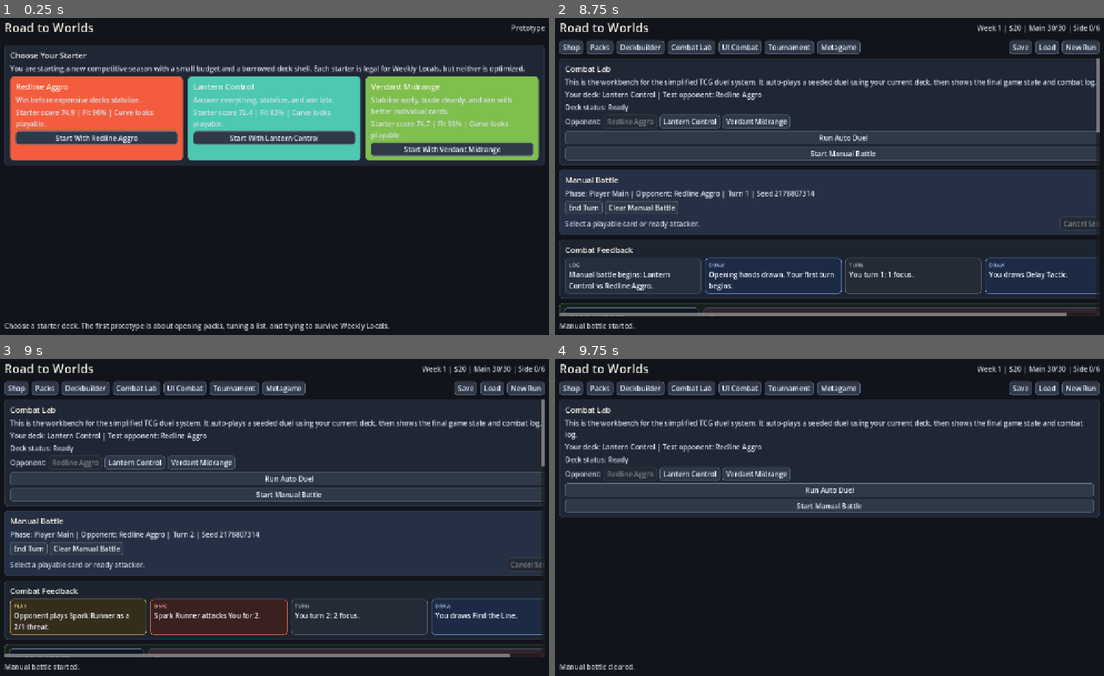
Above: before the commit, frames 1-4 (two rows, left to right).
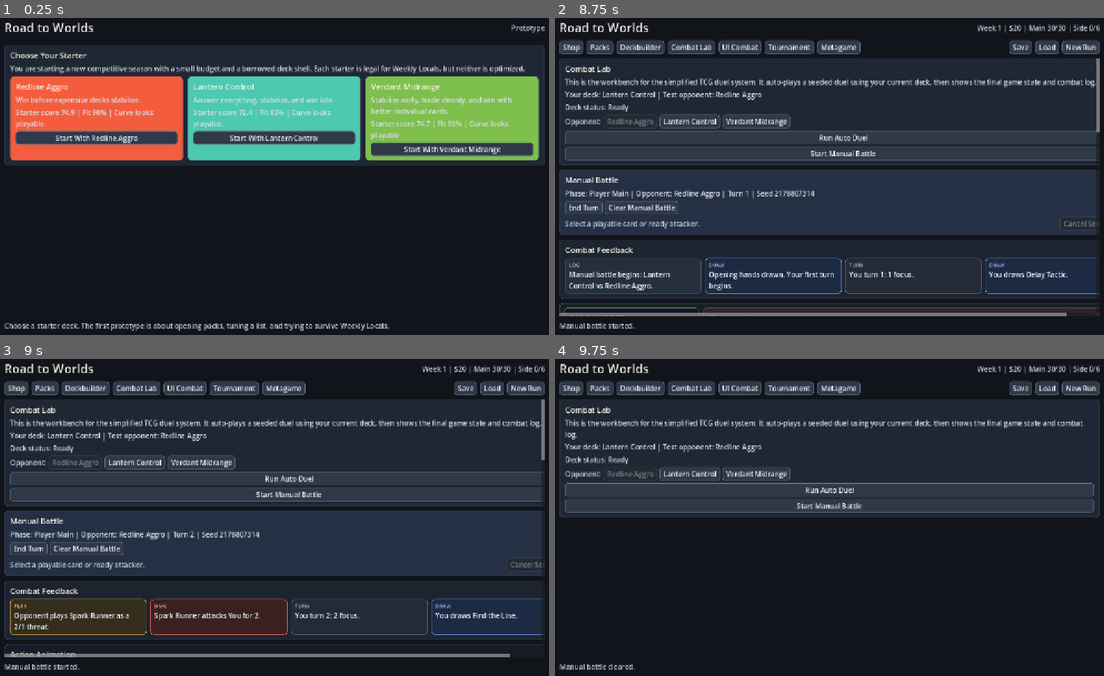
Above: after the commit, the same moments.

Repository: jackbydalek/road-to-worlds
Game: Godot game, scene res://scenes/Main.tscn
Same seed, same stepped clock (60 frames per second), same inputs: the game is played once before the commit and once after it.
Inputs:
- Up to frame 1 (0.25 s): no input
- Up to frame 2 (8.75 s): click "Start With Redline Aggro" at 0.5 s; click "Load" at 1.25 s; click "New Run" at 2 s; click "Start With Redline Aggro" at 2.75 s; click "New Run" at 3.5 s; click "Start With Lantern Control" at 4.25 s; click "Shop" at 5 s; click "Packs" at 5.75 s; click "Deckbuilder" at 6.5 s; click "Combat Lab" at 7.25 s; click "Start Manual Battle" at 8 s
- Up to frame 3 (9 s): click "End Turn" at 8.75 s
- Up to frame 4 (9.75 s): click "Clear Manual Battle" at 9.5 s

Frames 1-2 are identical in both runs. In frame 3, 1.5% of the frame differs, in the area x 0-100%, y 31-95%; in frame 4, nothing differs.

Commit message:
added animation for the opponent

Diff:
--- a/scripts/Main.gd
+++ b/scripts/Main.gd
@@ -252,6 +252,7 @@
 		"manual_inspect": {},
 		"manual_battle_log_open": false,
 		"manual_animation": {},
+		"manual_animation_queue": [],
 		"manual_combat": {},
 		"last_combat": {}
 	}
@@ -1088,6 +1089,7 @@
 	run.manual_inspect = {}
 	run.manual_battle_log_open = false
 	run.manual_animation = {}
+	run.manual_animation_queue = []
 	_set_footer("Combat Lab opponent set to " + archetypes_by_id[archetype_id].name + ".")
 	_show_active_combat_screen()
 
@@ -1129,6 +1131,7 @@
 	run.manual_inspect = {}
 	run.manual_battle_log_open = false
 	run.manual_animation = {}
+	run.manual_animation_queue = []
 	run.last_combat = {}
 	_set_footer("Manual battle started.")
 	_show_active_combat_screen()
@@ -1246,7 +1249,10 @@
 func _manual_end_turn() -> void:
 	if run.get("manual_combat", {}).is_empty():
 		return
+	var before_state: Dictionary = run.manual_combat.duplicate(true)
+	var log_start: int = before_state.get("log", []).size()
 	run.manual_combat = combat_service.manual_end_player_turn(run.manual_combat)
+	_manual_set_animation_queue(_manual_build_opponent_turn_animation_queue(before_state, run.manual_combat, log_start))
 	run.manual_selection = {}
 	_show_active_combat_screen()
 
@@ -1257,6 +1263,7 @@
 	run.manual_inspect = {}
 	run.manual_battle_log_open = false
 	run.manual_animation = {}
+	run.manual_animation_queue = []
 	_set_footer("Manual battle cleared.")
 	_show_active_combat_screen()
 
@@ -1325,14 +1332,24 @@
 
 
 func _manual_commit_action_animation(before_state: Dictionary, after_state: Dictionary, descriptor: Dictionary, log_start: int) -> void:
+	var animation := _manual_build_action_animation(before_state, after_state, descriptor, log_start)
+	if animation.is_empty():
+		run.manual_animation = {}
+		run.manual_animation_queue = []
+		return
+	run.manual_animation = animation
+	run.manual_animation_queue = []
+
+
+func _manual_build_action_animation(before_state: Dictionary, after_state: Dictionary, descriptor: Dictionary, log_start: int, log_end: int = -1) -> Dictionary:
 	var log_lines: Array = after_state.get("log", [])
 	var new_lines: Array = []
-	for i in range(log_start, log_lines.size()):
+	var end_index: int = log_lines.size() if log_end < 0 else int(min(log_end, log_lines.size()))
+	for i in range(log_start, end_index):
 		new_lines.append(String(log_lines[i]))
 
 	if new_lines.is_empty() or not _manual_log_has_animation_event(new_lines):
-		run.manual_animation = {}
-		return
+		return {}
 
 	var card_id := String(descriptor.get("card_id", ""))
 	var card_name := String(descriptor.get("card_name", ""))
@@ -1341,7 +1358,7 @@
 	if card_name == "":
 		card_name = String(descriptor.get("verb", "Action"))
 
-	run.manual_animation = {
+	return {
 		"card_id": card_id,
 		"card_name": card_name,
 		"source_zone": String(descriptor.get("source_zone", "Source")),
@@ -1357,6 +1374,341 @@
 		"summary": new_lines.slice(max(0, new_lines.size() - 4), new_lines.size()),
 		"badges": _manual_impact_badges_from_log(new_lines)
 	}
+
+
+func _manual_set_animation_queue(animations: Array) -> void:
+	if animations.is_empty():
+		run.manual_animation = {}
+		run.manual_animation_queue = []
+		return
+	run.manual_animation = animations[0]
+	run.manual_animation_queue = animations.slice(1, animations.size()) if animations.size() > 1 else []
+
+
+func _manual_build_opponent_turn_animation_queue(before_state: Dictionary, after_state: Dictionary, log_start: int) -> Array:
+	var animations: Array = []
+	var log_lines: Array = after_state.get("log", [])
+	var used_new_units := {}
+	var used_action_counts := {}
+	var in_opponent_turn := false
+	for i in range(log_start, log_lines.size()):
+		var line := String(log_lines[i])
+		if line.begins_with("Opponent turn"):
+			in_opponent_turn = true
+			continue
+		if in_opponent_turn and line.begins_with("You turn"):
+			break
+		if not in_opponent_turn:
+			continue
+
+		var descriptor := _manual_opponent_animation_descriptor_for_line(line, before_state, after_state, used_new_units, used_action_counts)
+		if descriptor.is_empty():
+			continue
+		var animation := _manual_build_action_animation(before_state, after_state, descriptor, i, i + 1)
+		if not animation.is_empty():
+			animations.append(animation)
+	return animations
+
+
+func _manual_opponent_animation_descriptor_for_line(line: String, before_state: Dictionary, after_state: Dictionary, used_new_units: Dictionary, used_action_counts: Dictionary) -> Dictionary:
+	if line.begins_with("Opponent plays engine "):
+		var engine_name := _manual_trim_sentence_end(_manual_text_after(line, "Opponent plays engine "))
+		var engine_id := _manual_card_id_for_name(engine_name, before_state, after_state)
+		return {
+			"card_id": engine_id,
+			"card_name": engine_name,
+			"source_zone": "Opponent Hand",
+			"target_zone": "Opponent Engine Zone",
+			"destination_zone": "Opponent Engine Zone",
+			"source_anchor": "ManualOpponentFanHand",
+			"target_anchor": "ManualZone_OpponentEngine",
+			"destination_anchor": "ManualZone_OpponentEngine",
+			"verb": "Play"
+		}
+
+	if line.begins_with("Opponent plays "):
+		var unit_name := _manual_text_between(line, "Opponent plays ", " as a ")
+		if unit_name == "":
+			return {}
+		var unit_card_id := _manual_card_id_for_name(unit_name, before_state, after_state)
+		var unit_anchor := _manual_new_unit_anchor_for_event(before_state, after_state, "opponent", unit_card_id, used_new_units)
+		if unit_anchor == "":
+			unit_anchor = "ManualZone_OpponentBoard"
+		return {
+			"card_id": unit_card_id,
+			"card_name": unit_name,
+			"source_zone": "Opponent Hand",
+			"target_zone": "Opponent Board",
+			"destination_zone": "Opponent Board",
+			"source_anchor": "ManualOpponentFanHand",
+			"target_anchor": unit_anchor,
+			"destination_anchor": unit_anchor,
+			"verb": "Play"
+		}
+
+	if line.begins_with("Opponent casts "):
+		var cast_name := _manual_cast_card_name_from_line(line)
+		if cast_name == "":
+			return {}
+		var cast_has_target := line.contains(" to ")
+		var cast_target_name: String = _manual_trim_sentence_end(_manual_text_after(line, " to ")) if cast_has_target else ""
+		var cast_target_anchor: String = _manual_target_anchor_for_opponent_log_name(before_state, after_state, cast_target_name) if cast_has_target else "ManualZone_OpponentBoard"
+		return {
+			"card_id": _manual_card_id_for_name(cast_name, before_state, after_state),
+			"card_name": cast_name,
+			"source_zone": "Opponent Hand",
+			"target_zone": _manual_target_zone_for_opponent_log_name(cast_target_name) if cast_has_target else "Action",
+			"destination_zone": "Opponent Discard",
+			"source_anchor": "ManualOpponentFanHand",
+			"target_anchor": cast_target_anchor,
+			"destination_anchor": "ManualZone_OpponentDiscard",
+			"verb": "Cast"
+		}
+
+	if line.begins_with("Opponent fires finisher "):
+		var finisher_name := _manual_text_between(line, "Opponent fires finisher ", " at ")
+		if finisher_name == "":
+			return {}
+		var finisher_target_name := _manual_trim_sentence_end(_manual_text_after(line, " at "))
+		return {
+			"card_id": _manual_card_id_for_name(finisher_name, before_state, after_state),
+			"card_name": finisher_name,
+			"source_zone": "Opponent Hand",
+			"target_zone": _manual_target_zone_for_opponent_log_name(finisher_target_name),
+			"destination_zone": "Opponent Discard",
+			"source_anchor": "ManualOpponentFanHand",
+			"target_anchor": _manual_target_anchor_for_opponent_log_name(before_state, after_state, finisher_target_name),
+			"destination_anchor": "ManualZone_OpponentDiscard",
+			"verb": "Cast"
+		}
+
+	var effect_action_id := _manual_opponent_action_card_id_from_effect_line(line, before_state, after_state, used_action_counts)
+	if effect_action_id != "":
+		used_action_counts[effect_action_id] = int(used_action_counts.get(effect_action_id, 0)) + 1
+		var effect_target_name := _manual_effect_target_name_from_line(line)
+		var has_effect_target := effect_target_name != ""
+		return {
+			"card_id": effect_action_id,
+			"card_name": String(cards_by_id[effect_action_id].get("name", effect_action_id)),
+			"source_zone": "Opponent Hand",
+			"target_zone": _manual_target_zone_for_opponent_log_name(effect_target_name) if has_effect_target else "Action",
+			"destination_zone": "Opponent Discard",
+			"source_anchor": "ManualOpponentFanHand",
+			"target_anchor": _manual_target_anchor_for_opponent_log_name(before_state, after_state, effect_target_name) if has_effect_target else "ManualZone_OpponentBoard",
+			"destination_anchor": "ManualZone_OpponentDiscard",
+			"verb": "Cast"
+		}
+
+	if line.contains(" attacks You for "):
+		var attacker_name := _manual_text_between(line, "", " attacks You for ")
+		var source_anchor := _manual_unit_anchor_by_name(before_state, after_state, "opponent", attacker_name)
+		return {
+			"card_id": _manual_unit_card_id_by_name(before_state, after_state, "opponent", attacker_name),
+			"card_name": attacker_name,
+			"source_zone": "Opponent Board",
+			"target_zone": "Your Face",
+			"destination_zone": "Opponent Board",
+			"source_anchor": source_anchor if source_anchor != "" else "ManualZone_OpponentBoard",
+			"target_anchor": _manual_face_anchor_for_side("player"),
+			"destination_anchor": source_anchor if source_anchor != "" else "ManualZone_OpponentBoard",
+			"verb": "Attack"
+		}
+
+	if line.contains(" trades with "):
+		var attacker_name := _manual_text_between(line, "", " trades with ")
+		var target_name := _manual_trim_sentence_end(_manual_text_after(line, " trades with "))
+		var source_anchor := _manual_unit_anchor_by_name(before_state, after_state, "opponent", attacker_name)
+		var target_anchor := _manual_unit_anchor_by_name(before_state, after_state, "player", target_name)
+		return {
+			"card_id": _manual_unit_card_id_by_name(before_state, after_state, "opponent", attacker_name),
+			"card_name": attacker_name,
+			"source_zone": "Opponent Board",
+			"target_zone": "Your Board",
+			"destination_zone": "Opponent Board",
+			"source_anchor": source_anchor if source_anchor != "" else "ManualZone_OpponentBoard",
+			"target_anchor": target_anchor if target_anchor != "" else "ManualZone_PlayerBoard",
+			"destination_anchor": source_anchor if source_anchor != "" else "ManualZone_OpponentBoard",
+			"verb": "Attack"
+		}
+
+	return {}
+
+
+func _manual_cast_card_name_from_line(line: String) -> String:
+	var card_name := _manual_text_between(line, "Opponent casts ", " for ")
+	if card_name != "":
+		return card_name
+	card_name = _manual_text_between(line, "Opponent casts ", " and draws")
+	if card_name != "":
+		return card_name
+	return _manual_text_between(line, "Opponent casts ", " for tempo")
+
+
+func _manual_opponent_action_card_id_from_effect_line(line: String, before_state: Dictionary, after_state: Dictionary, used_action_counts: Dictionary) -> String:
+	var available_counts := _manual_new_opponent_discarded_action_counts(before_state, after_state)
+	for card_id_value in available_counts.keys():
+		var card_id := String(card_id_value)
+		if int(used_action_counts.get(card_id, 0)) >= int(available_counts.get(card_id, 0)):
+			continue
+		if not cards_by_id.has(card_id):
+			continue
+		var card_name := String(cards_by_id[card_id].get("name", card_id))
+		if line.begins_with(card_name + " ") or line.begins_with(card_name + "'s "):
+			return card_id
+	return ""
+
+
+func _manual_new_opponent_discarded_action_counts(before_state: Dictionary, after_state: Dictionary) -> Dictionary:
+	var before_counts := _manual_card_count_map(before_state.get("opponent", {}).get("discard", []))
+	var after_counts := _manual_card_count_map(after_state.get("opponent", {}).get("discard", []))
+	var counts := {}
+	for card_id_value in after_counts.keys():
+		var card_id := String(card_id_value)
+		var delta := int(after_counts.get(card_id, 0)) - int(before_counts.get(card_id, 0))
+		if delta <= 0 or not cards_by_id.has(card_id):
+			continue
+		if _combat_card_type(cards_by_id[card_id]) == "action":
+			counts[card_id] = delta
+	return counts
+
+
+func _manual_card_count_map(card_ids: Array) -> Dictionary:
+	var counts := {}
+	for card_id_value in card_ids:
+		var card_id := String(card_id_value)
+		counts[card_id] = int(counts.get(card_id, 0)) + 1
+	return counts
+
+
+func _manual_effect_target_name_from_line(line: String) -> String:
+	return _manual_trim_sentence_end(_manual_text_after(line, " to "))
+
+
+func _manual_target_anchor_for_opponent_log_name(before_state: Dictionary, after_state: Dictionary, target_name: String) -> String:
+	if target_name == "" or target_name == "You":
+		return _manual_face_anchor_for_side("player")
+	if target_name == "Opponent":
+		return _manual_face_anchor_for_side("opponent")
+	var player_unit_anchor := _manual_unit_anchor_by_name(before_state, after_state, "player", target_name)
+	if player_unit_anchor != "":
+		return player_unit_anchor
+	return "ManualZone_PlayerBoard"
+
+
+func _manual_target_zone_for_opponent_log_name(target_name: String) -> String:
+	if target_name == "" or target_name == "You":
+		return "Your Face"
+	if target_name == "Opponent":
+		return "Opponent Face"
+	return "Your Board"
+
+
+func _manual_face_anchor_for_side(side: String) -> String:
+	if current_screen == "ui_combat":
+		return "ManualFanHand" if side == "player" else "ManualOpponentFanHand"
+	return "ManualPlayerPanel" if side == "player" else "ManualOpponentPanel"
+
+
+func _manual_new_unit_anchor_for_event(before_state: Dictionary, after_state: Dictionary, side: String, card_id: String, used_new_units: Dictionary) -> String:
+	var before_ids := {}
+	var before_combatant: Dictionary = before_state.get(side, {})
+	for unit in before_combatant.get("board", []):
+		before_ids[int(unit.get("instance_id", -1))] = true
+	var after_combatant: Dictionary = after_state.get(side, {})
+	for unit in after_combatant.get("board", []):
+		var instance_id := int(unit.get("instance_id", -1))
+		if before_ids.has(instance_id) or used_new_units.has(instance_id):
+			continue
+		if card_id != "" and String(unit.get("card_id", "")) != card_id:
+			continue
+		used_new_units[instance_id] = true
+		return _manual_unit_card_anchor(side == "player", instance_id)
+	return ""
+
+
+func _manual_unit_anchor_by_name(before_state: Dictionary, after_state: Dictionary, side: String, unit_name: String) -> String:
+	var before_anchor := _manual_unit_anchor_by_name_in_state(before_state, side, unit_name)
+	if before_anchor != "":
+		return before_anchor
+	return _manual_unit_anchor_by_name_in_state(after_state, side, unit_name)
+
+
+func _manual_unit_anchor_by_name_in_state(state: Dictionary, side: String, unit_name: String) -> String:
+	var combatant: Dictionary = state.get(side, {})
+	for unit in combatant.get("board", []):
+		if String(unit.get("name", "")) == unit_name:
+			return _manual_unit_card_anchor(side == "player", int(unit.get("instance_id", -1)))
+	return ""
+
+
+func _manual_unit_card_id_by_name(before_state: Dictionary, after_state: Dictionary, side: String, unit_name: String) -> String:
+	var before_id := _manual_unit_card_id_by_name_in_state(before_state, side, unit_name)
+	if before_id != "":
+		return before_id
+	return _manual_unit_card_id_by_name_in_state(after_state, side, unit_name)
+
+
+func _manual_unit_card_id_by_name_in_state(state: Dictionary, side: String, unit_name: String) -> String:
+	var combatant: Dictionary = state.get(side, {})
+	for unit in combatant.get("board", []):
+		if String(unit.get("name", "")) == unit_name:
+			return String(unit.get("card_id", ""))
+	return ""
+
+
+func _manual_card_id_for_name(card_name: String, before_state: Dictionary, after_state: Dictionary) -> String:
+	var candidates: Array = []
+	_manual_append_opponent_card_candidates(candidates, before_state)
+	_manual_append_opponent_card_candidates(candidates, after_state)
+	for card_id_value in candidates:
+		var card_id := String(card_id_value)
+		if cards_by_id.has(card_id) and String(cards_by_id[card_id].get("name", card_id)) == card_name:
+			return card_id
+	for card_id_value in cards_by_id.keys():
+		var card_id := String(card_id_value)
+		if String(cards_by_id[card_id].get("name", card_id)) == card_name:
+			return card_id
+	return ""
+
+
+func _manual_append_opponent_card_candidates(candidates: Array, state: Dictionary) -> void:
+	var opponent: Dictionary = state.get("opponent", {})
+	for card_id in opponent.get("hand", []):
+		candidates.append(String(card_id))
+	for card_id in opponent.get("discard", []):
+		candidates.append(String(card_id))
+	for unit in opponent.get("board", []):
+		candidates.append(String(unit.get("card_id", "")))
+	for engine in opponent.get("engines", []):
+		candidates.append(String(engine.get("card_id", "")))
+
+
+func _manual_text_between(text: String, prefix: String, suffix: String) -> String:
+	var start := 0
+	if prefix != "":
+		start = text.find(prefix)
+		if start < 0:
+			return ""
+		start += prefix.length()
+	var end := text.find(suffix, start)
+	if end < 0:
+		return ""
+	return text.substr(start, end - start).strip_edges()
+
+
+func _manual_text_after(text: String, prefix: String) -> String:
+	var start := text.find(prefix)
+	if start < 0:
+		return ""
+	start += prefix.length()
+	return text.substr(start).strip_edges()
+
+
+func _manual_trim_sentence_end(text: String) -> String:
+	var trimmed := text.strip_edges()
+	while trimmed.ends_with("."):
+		trimmed = trimmed.substr(0, trimmed.length() - 1).strip_edges()
+	return trimmed
 
 
 func _manual_log_has_animation_event(lines: Array) -> bool:
@@ -2247,6 +2599,7 @@
 		destination_anchor = target_anchor
 	var should_draw_arrow := _manual_animation_should_draw_target_arrow(animation, target_anchor, destination_anchor)
 	if current_screen == "ui_combat":
+		source_anchor = _manual_visible_anchor_or_fallback(root, source_anchor, _manual_ui_combat_vfx_source_fallback_anchor(animation))
 		var fallback_anchor := _manual_ui_combat_vfx_fallback_anchor(animation)
 		target_anchor = _manual_visible_anchor_or_fallback(root, target_anchor, fallback_anchor)
 		destination_anchor = _manual_visible_anchor_or_fallback(root, destination_anchor, target_anchor)
@@ -2274,6 +2627,8 @@
 		return
 	animation["board_vfx_started"] = true
 	run.manual_animation = animation
+	if not run.get("manual_animation_queue", []).is_empty():
+		_manual_schedule_animation_queue_advance(animation)
 	_pulse_manual_anchor(root, source_anchor, Color("#ffe08a"))
 	if should_draw_arrow:
 		_pulse_manual_anchor(root, target_anchor, _manual_arc_color(String(animation.get("verb", "Action"))))
@@ -2358,7 +2713,7 @@
 	if target_anchor == "" or target_anchor == destination_anchor:
 		return false
 	var target_zone := String(animation.get("target_zone", ""))
-	return target_zone.contains("Opponent")
+	return target_zone.contains("Opponent") or target_zone.contains("Your")
 
 
 func _manual_visible_anchor_or_fallback(root: Node, anchor: String, fallback_anchor: String) -> String:
@@ -2371,11 +2726,49 @@
 	var target_zone := String(animation.get("target_zone", "")).to_lower()
 	var destination_zone := String(animation.get("destination_zone", "")).to_lower()
 	var target_text := "%s %s" % [target_zone, destination_zone]
+	if target_zone.contains("your face"):
+		return "ManualFanHand"
+	if target_zone.contains("your board"):
+		return "ManualZone_PlayerBoard"
 	if target_zone.contains("opponent face"):
 		return "ManualOpponentFanHand"
 	if target_zone.contains("opponent board"):
 		return "ManualZone_OpponentBoard"
 	return "ManualOpponentFanHand" if target_text.contains("opponent") else "ManualPlayerResourceReadout"
+
+
+func _manual_ui_combat_vfx_source_fallback_anchor(animation: Dictionary) -> String:
+	var source_zone := String(animation.get("source_zone", "")).to_lower()
+	if source_zone.contains("opponent hand"):
+		return "ManualOpponentFanHand"
+	if source_zone.contains("your hand"):
+		return "ManualFanHand"
+	if source_zone.contains("opponent board"):
+		return "ManualZone_OpponentBoard"
+	if source_zone.contains("your board"):
+		return "ManualZone_PlayerBoard"
+	return "ManualFanHand"
+
+
+func _manual_schedule_animation_queue_advance(animation: Dictionary) -> void:
+	if bool(animation.get("advance_scheduled", false)):
+		return
+	animation["advance_scheduled"] = true
+	run.manual_animation = animation
+	var timer := get_tree().create_timer(1.12)
+	timer.timeout.connect(Callable(self, "_manual_advance_manual_animation_queue"))
+
+
+func _manual_advance_manual_animation_queue() -> void:
+	if run.is_empty():
+		return
+	var queue: Array = run.get("manual_animation_queue", [])
+	if queue.is_empty():
+		return
+	run.manual_animation = queue[0]
+	run.manual_animation_queue = queue.slice(1, queue.size()) if queue.size() > 1 else []
+	if current_screen == "ui_combat":
+		_show_active_combat_screen()
 
 
 func _add_manual_board_card_travel(layer: Node2D, root: Node, animation: Dictionary, source_anchor: String, target_anchor: String, destination_anchor: String) -> bool:
@@ -5285,6 +5678,8 @@
 		run.manual_battle_log_open = false
 	if not run.has("manual_animation"):
 		run.manual_animation = {}
+	if not run.has("manual_animation_queue"):
+		run.manual_animation_queue = []
 	if not run.has("combat_lab_opponent"):
 		var metrics := _calculate_deck_metrics(run.get("deck", {}), run.get("sideboard", {}))
 		run.combat_lab_opponent = _predator_archetype(String(metrics.primary))
--- a/scripts/UISmokeTest.gd
+++ b/scripts/UISmokeTest.gd
@@ -246,6 +246,52 @@
 		push_error("UI smoke test left board card/impact VFX on screen after their lifetime.")
 		quit(1)
 		return
+
+	main.run.manual_animation = {}
+	main.run.manual_animation_queue = []
+	main.run.manual_combat["opponent"]["hand"] = ["red_quick_spark"]
+	main.run.manual_combat["opponent"]["deck"] = []
+	main.run.manual_combat["opponent"]["max_focus"] = 0
+	main.run.manual_combat["opponent"]["focus"] = 0
+	main.run.manual_combat["opponent"]["board"].append({
+		"instance_id": 881,
+		"card_id": "red_spark_runner",
+		"name": "Smoke Rival",
+		"attack": 2,
+		"health": 1,
+		"max_health": 1,
+		"ready": false,
+		"tags": ["fast"]
+	})
+	main._show_active_combat_screen()
+	await process_frame
+	await process_frame
+	main._manual_end_turn()
+	await process_frame
+	await process_frame
+	if main.run.manual_animation.is_empty():
+		push_error("UI smoke test did not create an opponent action animation after end turn.")
+		quit(1)
+		return
+	if String(main.run.manual_animation.get("source_anchor", "")) != "ManualOpponentFanHand":
+		push_error("UI smoke test opponent action did not originate from the opponent hand.")
+		quit(1)
+		return
+	if not _point_closer_to(main, main.run.manual_animation.get("source_global_point", []), "ManualOpponentFanHand", "ManualFanHand"):
+		push_error("UI smoke test opponent action source point was not captured at the opponent hand.")
+		quit(1)
+		return
+	if _count_named_nodes(main, "ManualBoardMovingCardGhost") == 0:
+		push_error("UI smoke test did not render opponent action card movement.")
+		quit(1)
+		return
+	if main.run.manual_animation_queue.is_empty():
+		push_error("UI smoke test did not queue a follow-up opponent action animation.")
+		quit(1)
+		return
+	main.run.manual_animation = {}
+	main.run.manual_animation_queue = []
+
 	main.run.manual_combat["player"]["hand"].append("lan_late_fee_drake")
 	main.run.manual_combat["player"]["focus"] = max(int(main.run.manual_combat["player"].get("focus", 0)), 5)
 	main._show_active_combat_screen()
@@ -351,6 +397,17 @@
 	return target_center.distance_to(_node_global_center(near)) < target_center.distance_to(_node_global_center(far))
 
 
+func _point_closer_to(root_node: Node, point_data: Variant, near_name: String, far_name: String) -> bool:
+	if typeof(point_data) != TYPE_ARRAY or point_data.size() < 2:
+		return false
+	var near := _find_named_node(root_node, near_name)
+	var far := _find_named_node(root_node, far_name)
+	if near == null or far == null:
+		return false
+	var point := Vector2(float(point_data[0]), float(point_data[1]))
+	return point.distance_to(_node_global_center(near)) < point.distance_to(_node_global_center(far))
+
+
 func _find_named_node(node: Node, target_name: String) -> Node:
 	if String(node.name).begins_with(target_name):
 		return node
